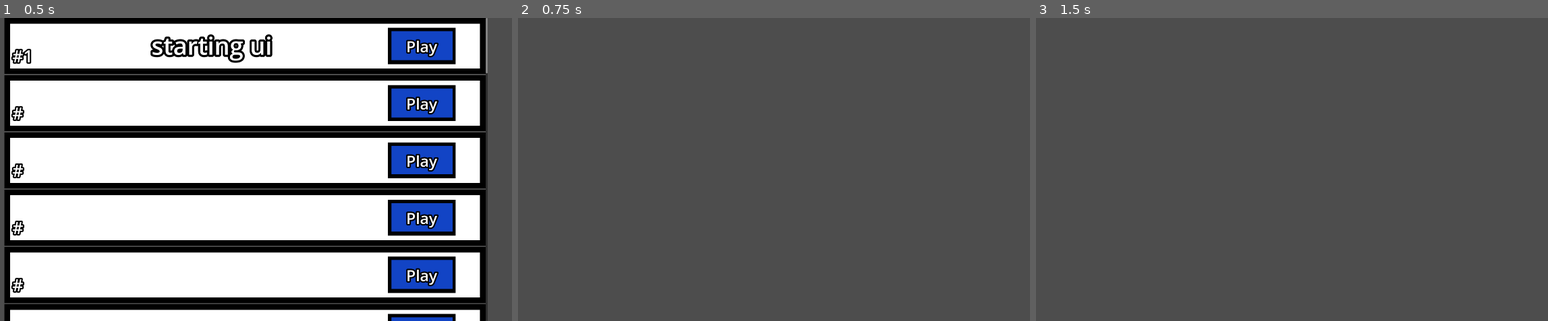
Above: before the commit, frames 1-3 (left to right).
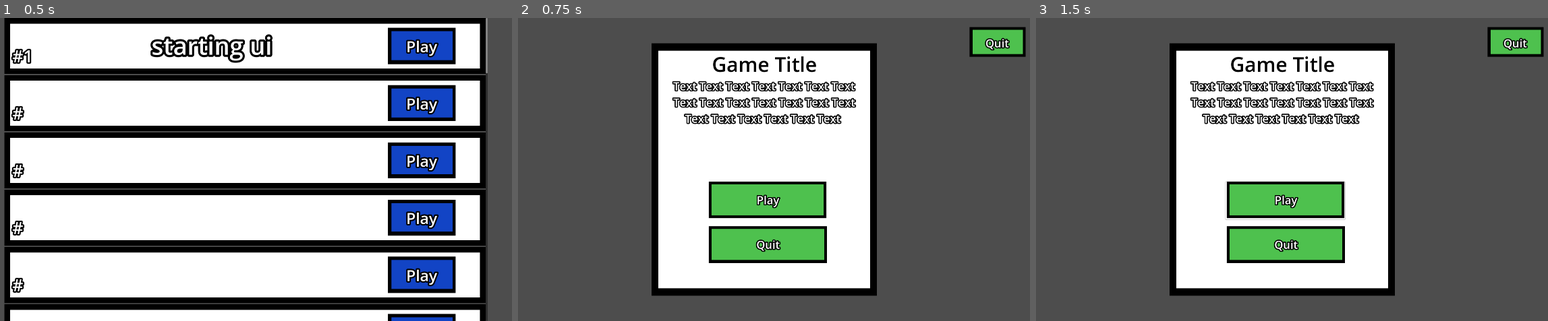
Above: after the commit, the same moments.

Repository: justmegawatt/30-games-in-1
Game: Godot game, scene res://scenes/main.tscn
Two runs of this game, one before a commit and one after it. Both use one fixed random seed, a clock stepped at 60 frames per second and the inputs below. The engine's default icon, where the game draws it, is replaced by a stand-in: a white triangle on a blue panel in a dark square.
Inputs (mouse positions are in pixels of both pictures, inside the frame that each line leads up to):
- Up to frame 1 (0.5 s): no input
- Up to frame 2 (0.75 s): click (937, 45) at 0.52 s
- Up to frame 3 (1.5 s): click (1286, 199) at 1.27 s

Frame 1 is identical in both runs. In frame 2, 37% of the frame differs, in the area x 26-100%, y 2-92%; in frame 3, 37%.

Commit message:
Start screen, game over, and ingame ui added

Diff:
--- a/scenes/starting_ui.tscn
+++ b/scenes/starting_ui.tscn
@@ -1,8 +1,266 @@
-[gd_scene load_steps=2 format=3 uid="uid://byjjn868xp1va"]
+[gd_scene load_steps=4 format=3 uid="uid://byjjn868xp1va"]
 
 [ext_resource type="Script" uid="uid://dnklehb4m3f07" path="res://scripts/main_menu/main.gd" id="1_lnsyb"]
 
-[node name="Main" type="Node2D"]
+[sub_resource type="LabelSettings" id="LabelSettings_jakv2"]
+font_size = 72
+font_color = Color(0, 0, 0, 1)
+
+[sub_resource type="LabelSettings" id="LabelSettings_g6d6o"]
+font_size = 40
+outline_size = 15
+outline_color = Color(0, 0, 0, 1)
+
+[node name="Starting_UI" type="Node2D"]
 script = ExtResource("1_lnsyb")
 
-[node name="UI" type="Node2D" parent="."]
+[node name="StartScreen" type="CanvasLayer" parent="."]
+
+[node name="CenterContainer" type="CenterContainer" parent="StartScreen"]
+anchors_preset = 15
+anchor_right = 1.0
+anchor_bottom = 1.0
+grow_horizontal = 2
+grow_vertical = 2
+
+[node name="bg" type="ColorRect" parent="StartScreen/CenterContainer"]
+custom_minimum_size = Vector2(800, 900)
+layout_mode = 2
+color = Color(0, 0, 0, 1)
+
+[node name="bg2" type="ColorRect" parent="StartScreen/CenterContainer/bg"]
+layout_mode = 1
+anchors_preset = -1
+anchor_left = 0.03
+anchor_top = 0.03
+anchor_right = 0.97
+anchor_bottom = 0.97
+grow_horizontal = 2
+grow_vertical = 2
+
+[node name="Title" type="Label" parent="StartScreen"]
+offset_left = 586.0
+offset_top = 115.0
+offset_right = 1335.0
+offset_bottom = 214.0
+text = "Game Title"
+label_settings = SubResource("LabelSettings_jakv2")
+horizontal_alignment = 1
+vertical_alignment = 1
+
+[node name="Description" type="Label" parent="StartScreen"]
+offset_left = 585.0
+offset_top = 215.0
+offset_right = 1335.0
+offset_bottom = 814.0
+text = "Text Text Text Text Text Text Text Text Text Text Text Text Text Text Text Text Text Text Text Text "
+label_settings = SubResource("LabelSettings_g6d6o")
+horizontal_alignment = 1
+autowrap_mode = 2
+
+[node name="ButtonPlay" type="Node2D" parent="StartScreen"]
+
+[node name="bg" type="ColorRect" parent="StartScreen/ButtonPlay"]
+offset_left = 762.0
+offset_top = 583.0
+offset_right = 1182.0
+offset_bottom = 714.0
+color = Color(0, 0, 0, 1)
+
+[node name="ColorRect" type="ColorRect" parent="StartScreen/ButtonPlay/bg"]
+layout_mode = 1
+anchors_preset = -1
+anchor_right = 1.0
+anchor_bottom = 1.0
+offset_left = 10.0
+offset_top = 10.0
+offset_right = -10.0
+offset_bottom = -10.0
+grow_horizontal = 2
+grow_vertical = 2
+color = Color(0.30588236, 0.75686276, 0.30588236, 1)
+
+[node name="Label" type="Label" parent="StartScreen/ButtonPlay"]
+offset_left = 772.0
+offset_top = 596.0
+offset_right = 1174.0
+offset_bottom = 702.0
+text = "Play"
+label_settings = SubResource("LabelSettings_g6d6o")
+horizontal_alignment = 1
+vertical_alignment = 1
+autowrap_mode = 2
+
+[node name="ButtonPlayArea" type="Button" parent="StartScreen/ButtonPlay"]
+offset_left = 759.0
+offset_top = 584.0
+offset_right = 1183.0
+offset_bottom = 718.0
+theme_type_variation = &"FlatButton"
+
+[node name="ButtonQuit" type="Node2D" parent="StartScreen"]
+position = Vector2(1, 159)
+
+[node name="bg" type="ColorRect" parent="StartScreen/ButtonQuit"]
+offset_left = 762.0
+offset_top = 583.0
+offset_right = 1182.0
+offset_bottom = 714.0
+color = Color(0, 0, 0, 1)
+
+[node name="ColorRect" type="ColorRect" parent="StartScreen/ButtonQuit/bg"]
+layout_mode = 1
+anchors_preset = -1
+anchor_right = 1.0
+anchor_bottom = 1.0
+offset_left = 10.0
+offset_top = 10.0
+offset_right = -10.0
+offset_bottom = -10.0
+grow_horizontal = 2
+grow_vertical = 2
+color = Color(0.30588236, 0.75686276, 0.30588236, 1)
+
+[node name="Label" type="Label" parent="StartScreen/ButtonQuit"]
+offset_left = 772.0
+offset_top = 596.0
+offset_right = 1174.0
+offset_bottom = 702.0
+text = "Quit"
+label_settings = SubResource("LabelSettings_g6d6o")
+horizontal_alignment = 1
+vertical_alignment = 1
+autowrap_mode = 2
+
+[node name="ButtonQuitArea" type="Button" parent="StartScreen/ButtonQuit"]
+offset_left = 759.0
+offset_top = 584.0
+offset_right = 1183.0
+offset_bottom = 718.0
+theme_type_variation = &"FlatButton"
+
+[node name="GameOverScreen" type="CanvasLayer" parent="."]
+visible = false
+
+[node name="Panel" type="Panel" parent="GameOverScreen"]
+anchors_preset = 15
+anchor_right = 1.0
+anchor_bottom = 1.0
+grow_horizontal = 2
+grow_vertical = 2
+
+[node name="CenterContainer" type="CenterContainer" parent="GameOverScreen"]
+anchors_preset = 15
+anchor_right = 1.0
+anchor_bottom = 1.0
+grow_horizontal = 2
+grow_vertical = 2
+
+[node name="bg" type="ColorRect" parent="GameOverScreen/CenterContainer"]
+custom_minimum_size = Vector2(800, 900)
+layout_mode = 2
+color = Color(0, 0, 0, 1)
+
+[node name="bg2" type="ColorRect" parent="GameOverScreen/CenterContainer/bg"]
+layout_mode = 1
+anchors_preset = -1
+anchor_left = 0.03
+anchor_top = 0.03
+anchor_right = 0.97
+anchor_bottom = 0.97
+grow_horizontal = 2
+grow_vertical = 2
+
+[node name="Title" type="Label" parent="GameOverScreen"]
+offset_left = 588.0
+offset_top = 312.0
+offset_right = 1329.0
+offset_bottom = 647.0
+text = "Game Over :("
+label_settings = SubResource("LabelSettings_jakv2")
+horizontal_alignment = 1
+vertical_alignment = 1
+
+[node name="ButtonQuit" type="Node2D" parent="GameOverScreen"]
+position = Vector2(1, 159)
+
+[node name="bg" type="ColorRect" parent="GameOverScreen/ButtonQuit"]
+offset_left = 762.0
+offset_top = 583.0
+offset_right = 1182.0
+offset_bottom = 714.0
+color = Color(0, 0, 0, 1)
+
+[node name="ColorRect" type="ColorRect" parent="GameOverScreen/ButtonQuit/bg"]
+layout_mode = 1
+anchors_preset = -1
+anchor_right = 1.0
+anchor_bottom = 1.0
+offset_left = 10.0
+offset_top = 10.0
+offset_right = -10.0
+offset_bottom = -10.0
+grow_horizontal = 2
+grow_vertical = 2
+color = Color(0.30588236, 0.75686276, 0.30588236, 1)
+
+[node name="Label" type="Label" parent="GameOverScreen/ButtonQuit"]
+offset_left = 772.0
+offset_top = 596.0
+offset_right = 1174.0
+offset_bottom = 702.0
+text = "Quit"
+label_settings = SubResource("LabelSettings_g6d6o")
+horizontal_alignment = 1
+vertical_alignment = 1
+autowrap_mode = 2
+
+[node name="ButtonQuitArea" type="Button" parent="GameOverScreen/ButtonQuit"]
+offset_left = 759.0
+offset_top = 584.0
+offset_right = 1183.0
+offset_bottom = 718.0
+theme_type_variation = &"FlatButton"
+
+[node name="InGameUI" type="CanvasLayer" parent="."]
+
+[node name="ButtonQuit" type="Node2D" parent="InGameUI"]
+position = Vector2(708, -551)
+
+[node name="bg" type="ColorRect" parent="InGameUI/ButtonQuit"]
+offset_left = 983.0
+offset_top = 583.0
+offset_right = 1182.0
+offset_bottom = 689.0
+color = Color(0, 0, 0, 1)
+
+[node name="ColorRect" type="ColorRect" parent="InGameUI/ButtonQuit/bg"]
+layout_mode = 1
+anchors_preset = -1
+anchor_right = 1.0
+anchor_bottom = 1.0
+offset_left = 10.0
+offset_top = 10.0
+offset_right = -10.0
+offset_bottom = -10.0
+grow_horizontal = 2
+grow_vertical = 2
+color = Color(0.30588236, 0.75686276, 0.30588236, 1)
+
+[node name="Label" type="Label" parent="InGameUI/ButtonQuit"]
+offset_left = 989.0
+offset_top = 596.0
+offset_right = 1174.0
+offset_bottom = 686.0
+text = "Quit"
+label_settings = SubResource("LabelSettings_g6d6o")
+horizontal_alignment = 1
+vertical_alignment = 1
+autowrap_mode = 2
+
+[node name="ButtonQuitArea" type="Button" parent="InGameUI/ButtonQuit"]
+offset_left = 986.0
+offset_top = 584.0
+offset_right = 1183.0
+offset_bottom = 685.0
+theme_type_variation = &"FlatButton"
Not shown, added: .DS_Store
